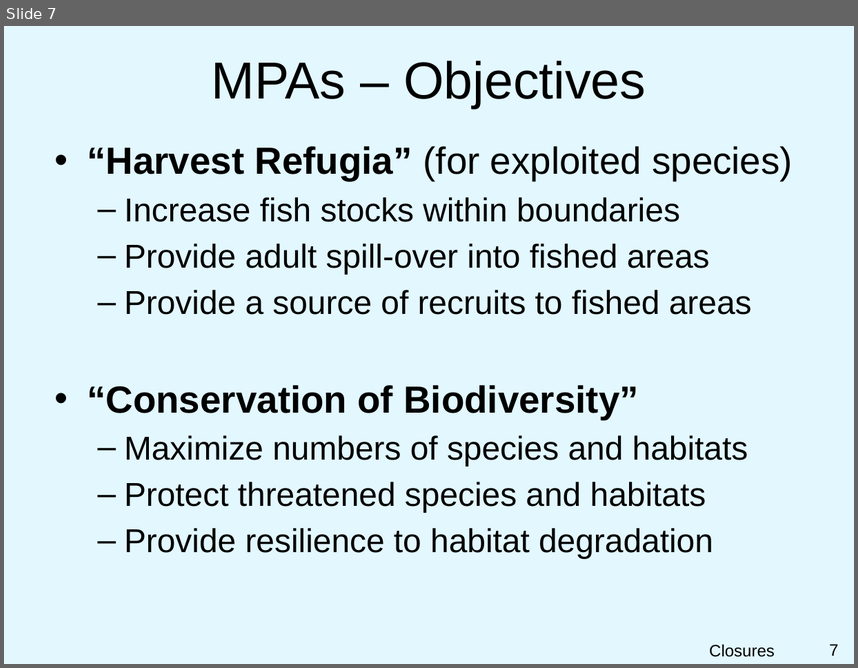
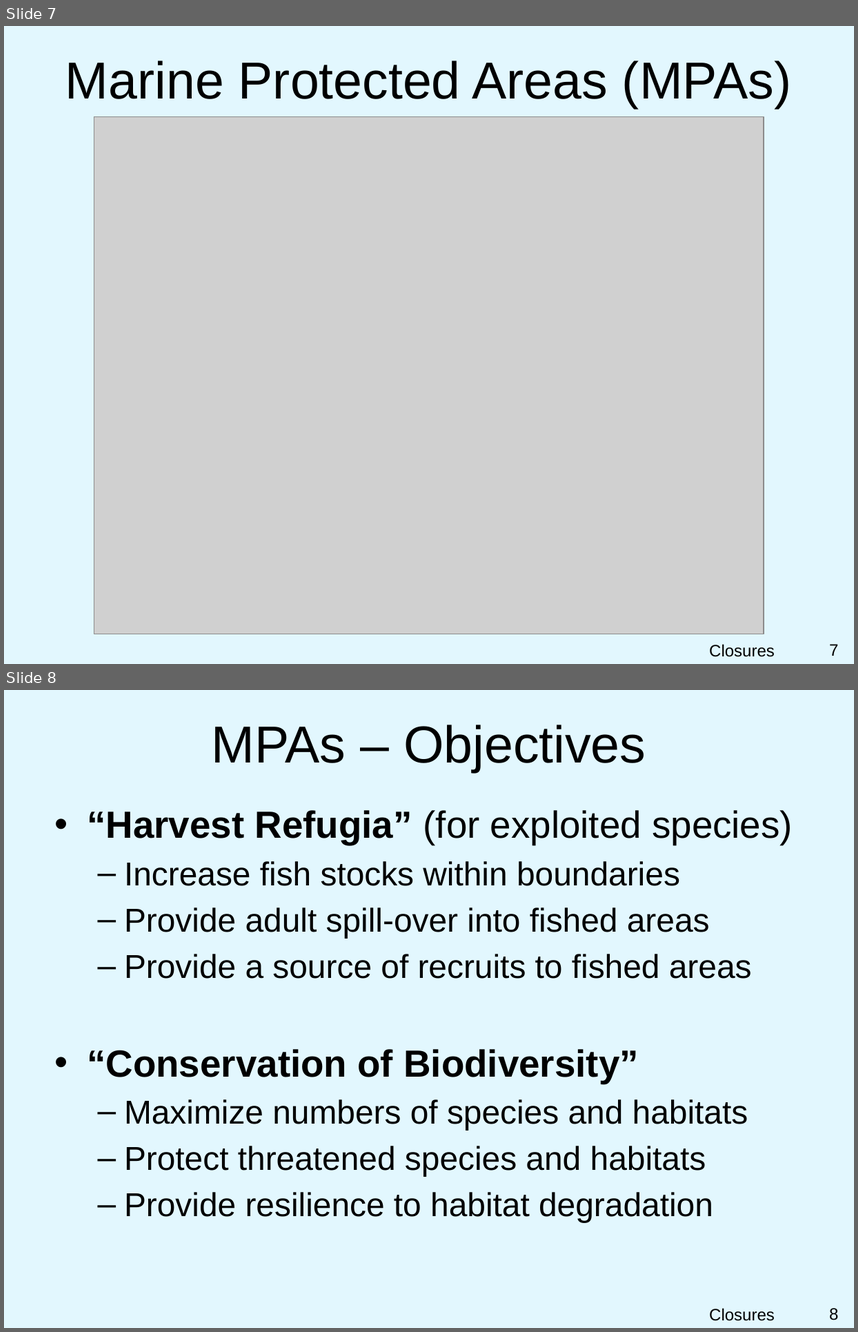
Before and after one commit to droglenc/NCNRS349, a slide deck: modules/MgmntClosures/PPT.pptx. Shown one above the other, each under a label of ours: slide 7 before the commit, slides 7 and 8 after it. The pictures are 858x668 and 858x1332 pixels, drawn with LibreOffice and Linux fonts; fonts in the diff are those of the drawing; grey boxes stand for pictures; background and template pictures are left out. Boxes give left, top, right and bottom in pixels: in the first picture for what was removed or moved away, otherwise in the second. Text is boxed around its words. In the diff, an @@ line names an element or a change of style, - is before the commit and + after.

```diff
--- a/modules/MgmntClosures/PPT.pptx
+++ b/modules/MgmntClosures/PPT.pptx
@@ slide 7 added at [4, 26, 854, 664], background picture (left out) @@
@@ title added at [65, 60, 791, 108], 44 pt, text #000000 @@
+Marine Protected Areas (MPAs)
@@ picture added at [94, 117, 764, 634] @@
@@ text added at [709, 644, 775, 657], 14 pt, text #000000 @@
+Closures
@@ page number added at [829, 644, 838, 655], 14 pt, text #000000 @@
+7
@@ what was slide 7 is now slide 8 @@
@@ page number at [829, 1308, 838, 1320]: text changed @@
-7
+8
```
Also in this commit, not shown: 2 slides changed.
